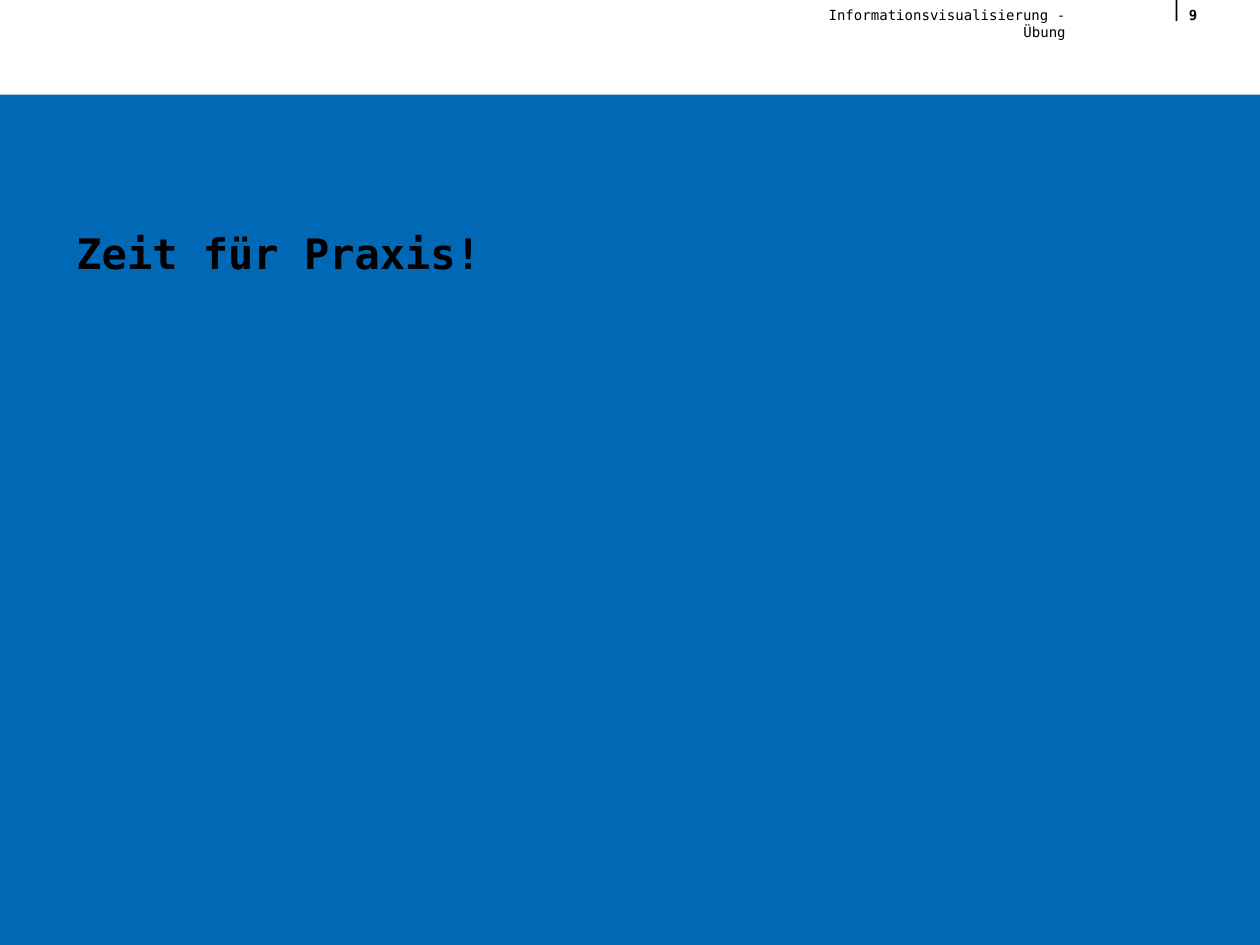
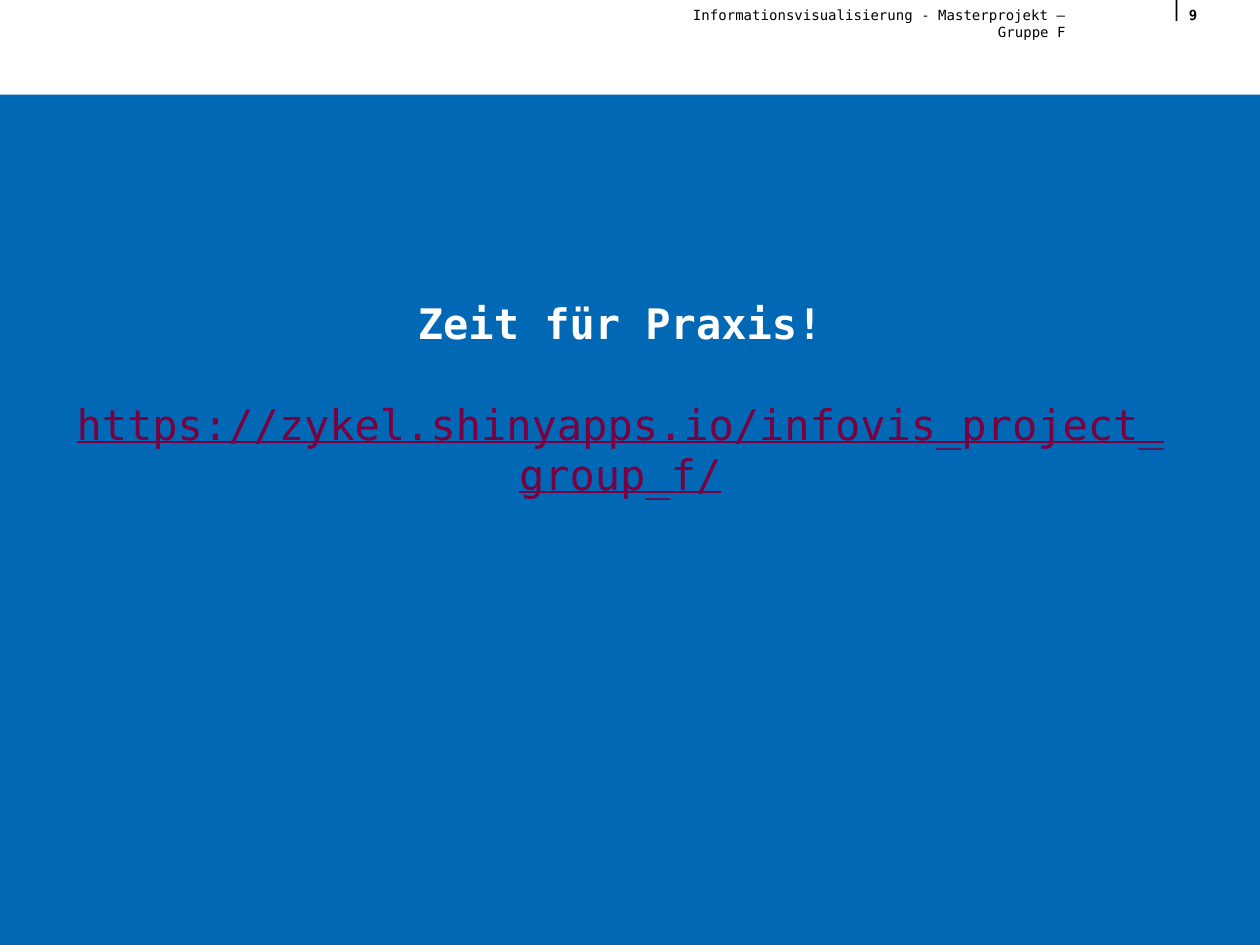
Before and after one commit to Lemovar/InfoVis, a slide deck: slide 9 of Projektpräsentation_Gruppe_F.pptx. Drawn at 1260x945 pixels with LibreOffice and Linux fonts; fonts in the diff are those of the drawing; background and template pictures are left out. Boxes give left, top, right and bottom in pixels: in the first picture for what was removed or moved away, otherwise in the second. Text is boxed around its words. In the diff, an @@ line names an element or a change of style, - is before the commit and + after.

```diff
--- a/Projektpräsentation_Gruppe_F.pptx
+++ b/Projektpräsentation_Gruppe_F.pptx
@@ text at (x1=693, y1=9, x2=1065, y2=40): text changed @@
-Informationsvisualisierung - Übung
+Informationsvisualisierung - Masterprojekt – Gruppe F
@@ title at (x1=77, y1=305, x2=1164, y2=500): text changed; text colour #000000 to #7A003F; bold off @@
-Zeit für Praxis!
+Zeit für Praxis!
+https://zykel.shinyapps.io/infovis_project_group_f/
```
Also in this commit, not shown: 8 other slides changed, 3 other files.
